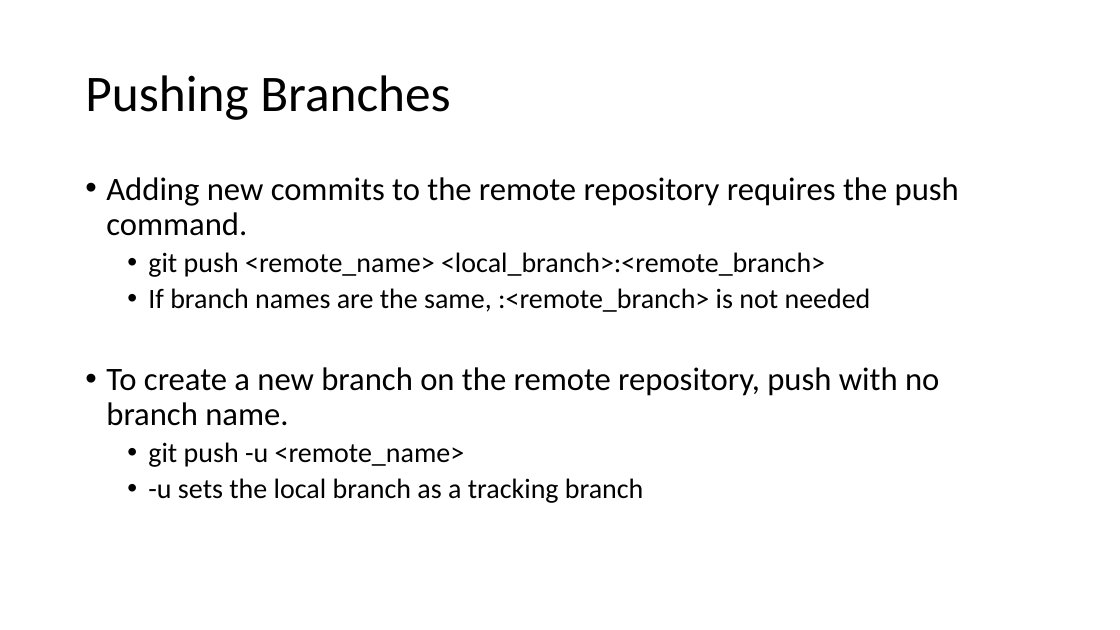
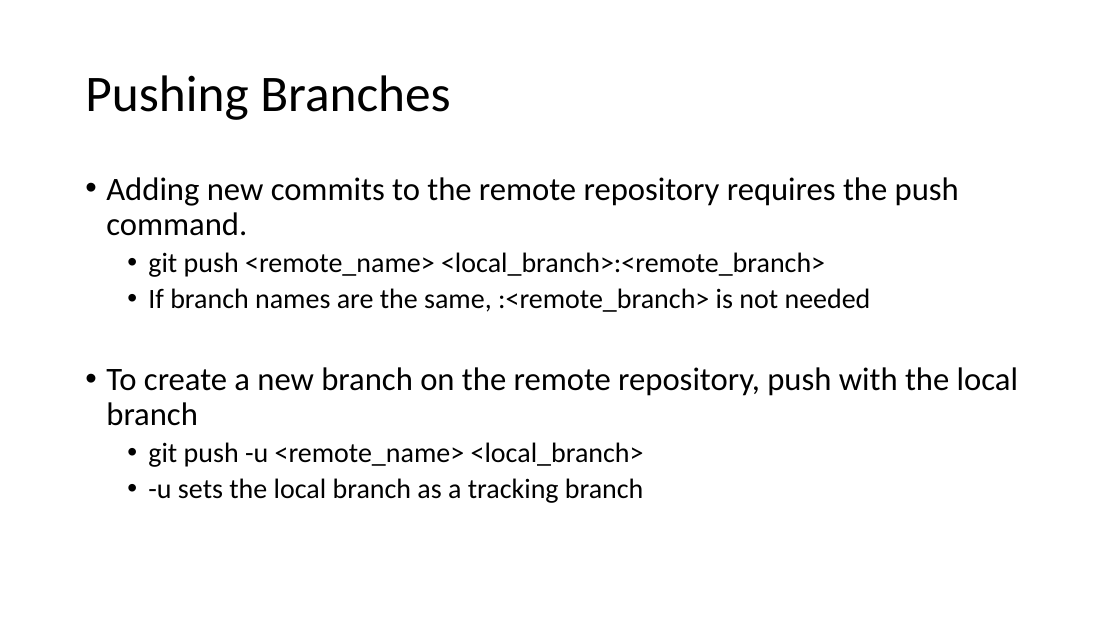
Before and after one commit to sabingautam16/git, a slide deck: slide 21 of Git.pptx. Drawn at 1120x630 pixels with LibreOffice and Linux fonts; fonts in the diff are those of the drawing. Boxes give left, top, right and bottom in pixels: in the first picture for what was removed or moved away, otherwise in the second. Text is boxed around its words. In the diff, an @@ line names an element or a change of style, - is before the commit and + after.

Commit message:
remote revision

```diff
--- a/Git.pptx
+++ b/Git.pptx
@@ text at [106,367,1018,467]: text changed @@
-• To create a new branch on the remote repository, push with no branch name.
-  • git push -u <remote_name>
+• To create a new branch on the remote repository, push with the local branch
+  • git push -u <remote_name> <local_branch>
```
Also in this commit, not shown: 1 other slide changed.
